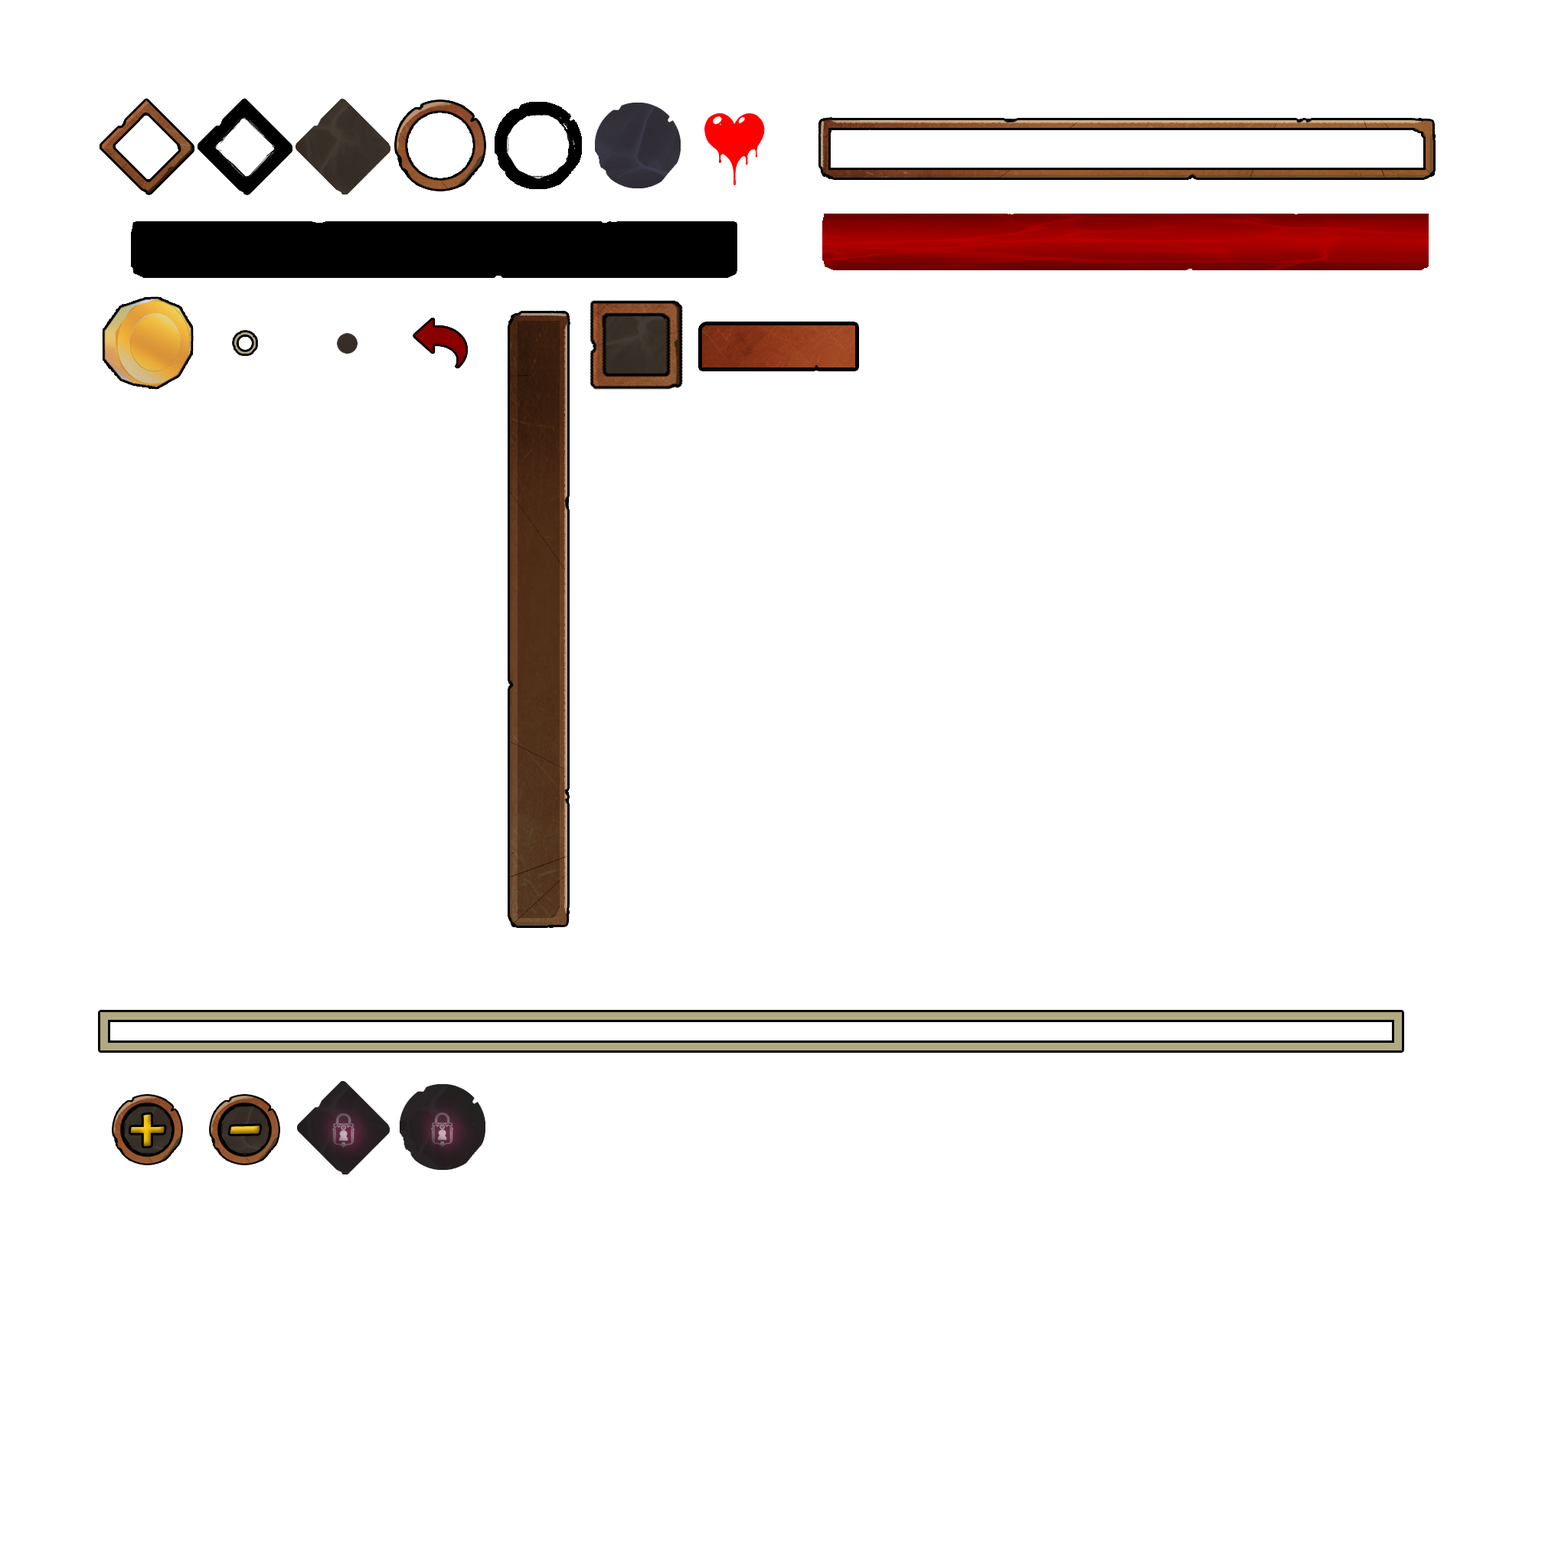
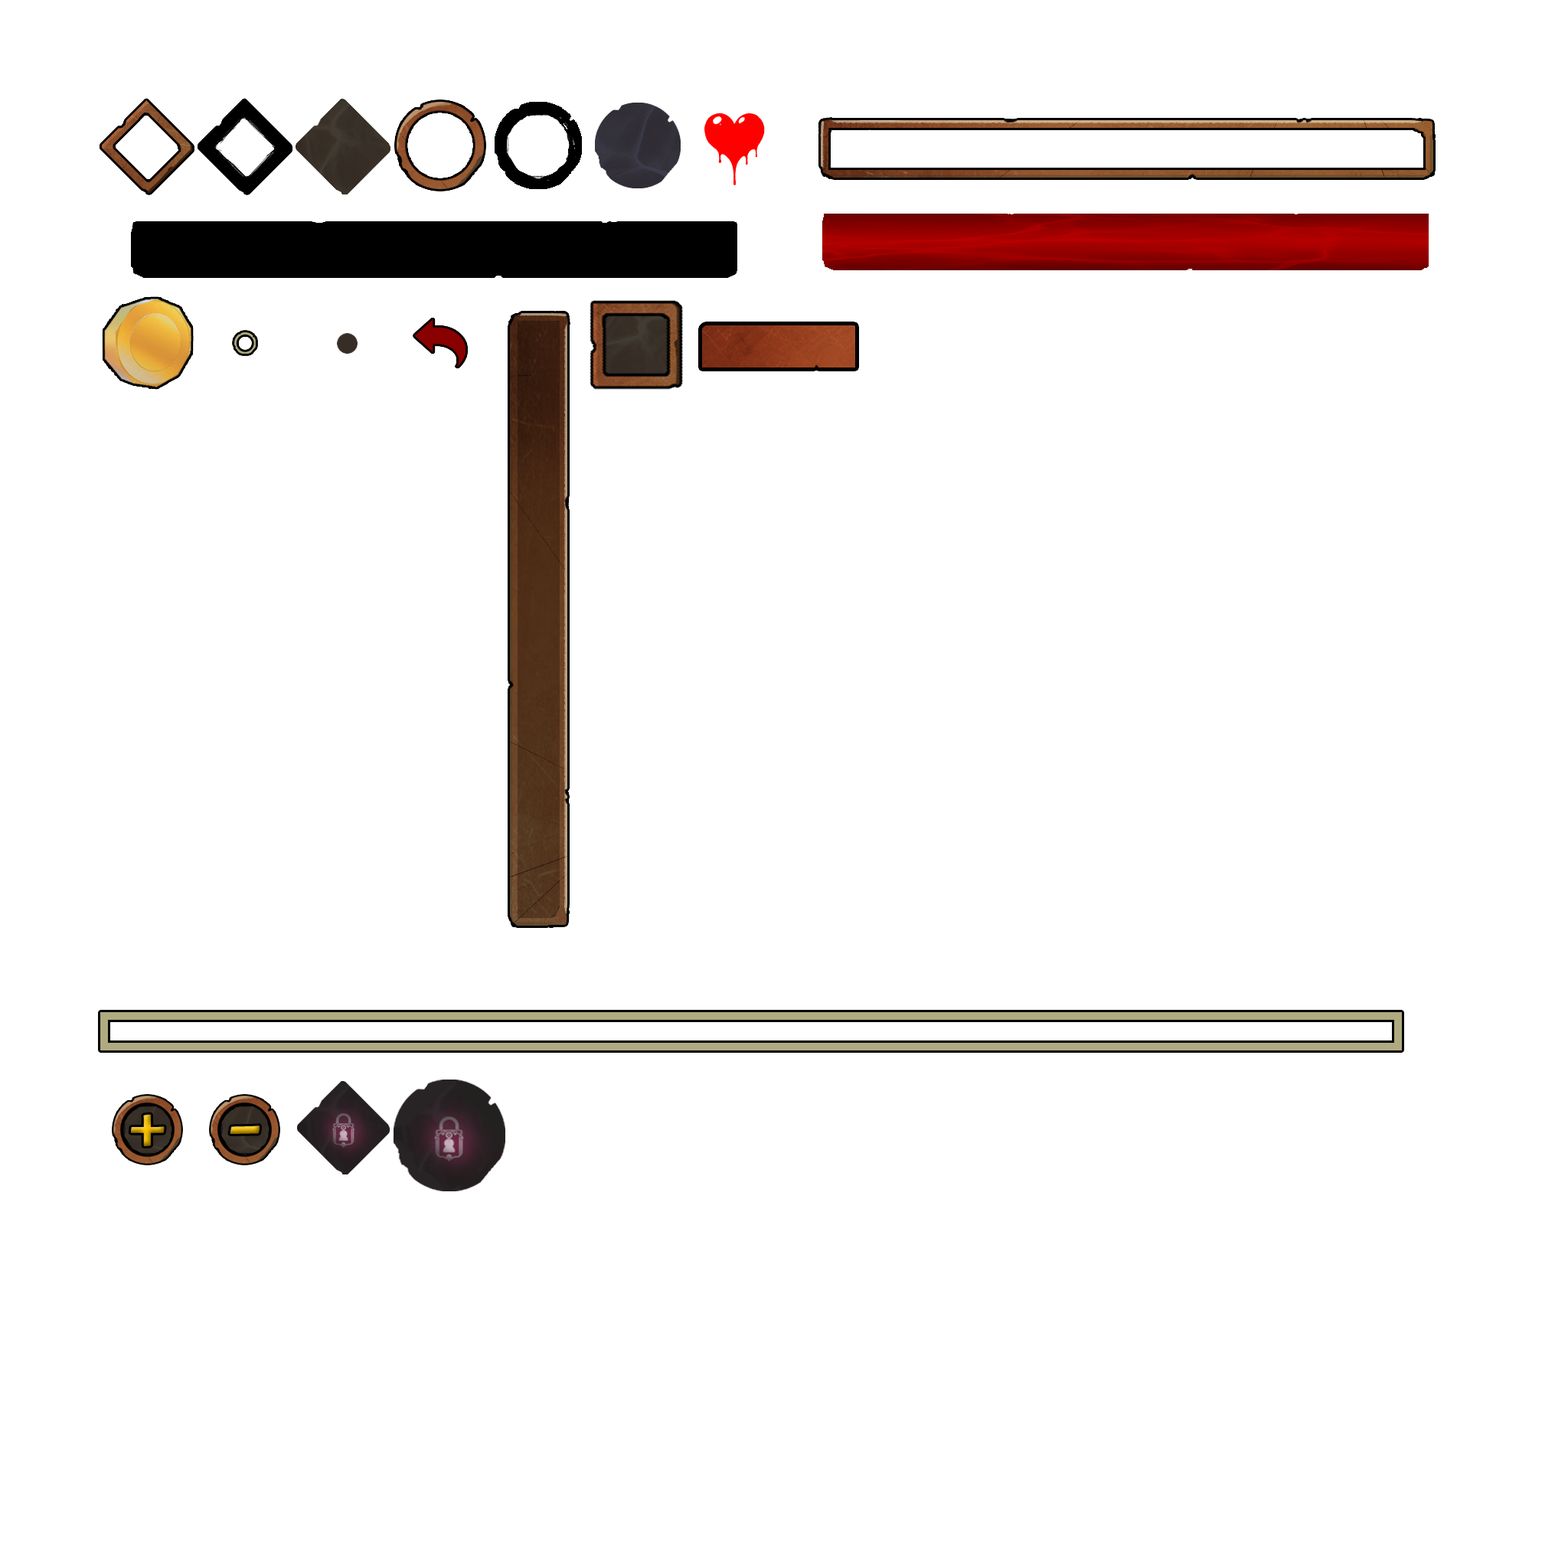
The second 1568×1568 image is a revision of the first. Changes to its layers:
renamed "Layer 3" to "Layer 4", painted on it over [393, 1079, 506, 1192]
removed layer "Layer 2" over [399, 1084, 486, 1170]
removed layer "Layer 1" over [393, 1079, 506, 1177]